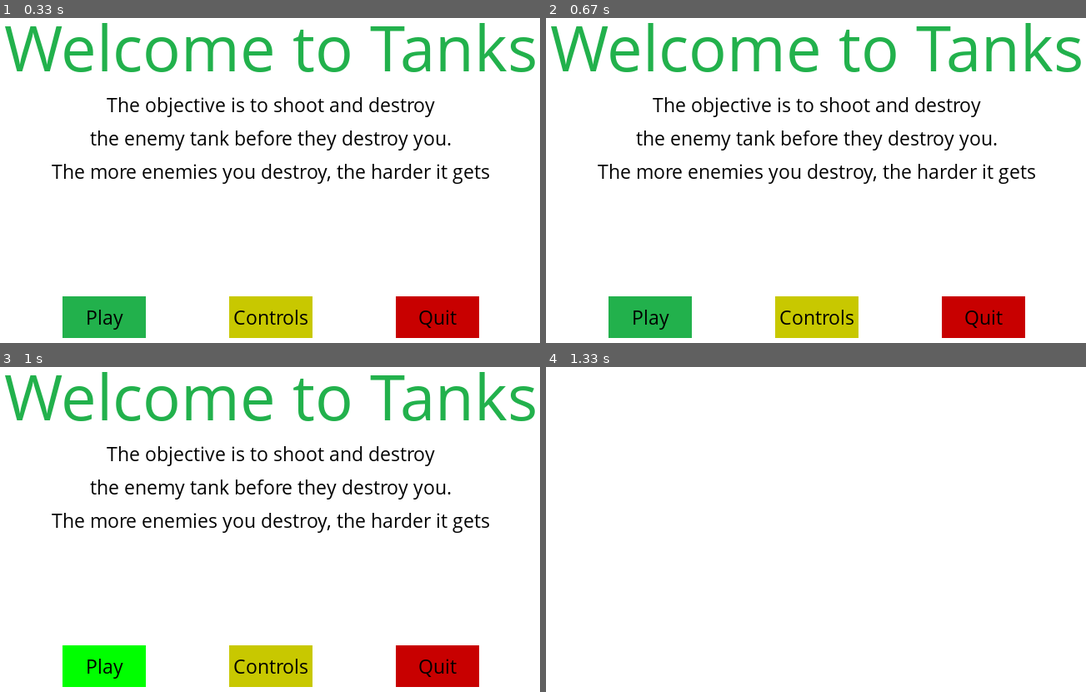
Above: before the commit, frames 1-4 (two rows, left to right).
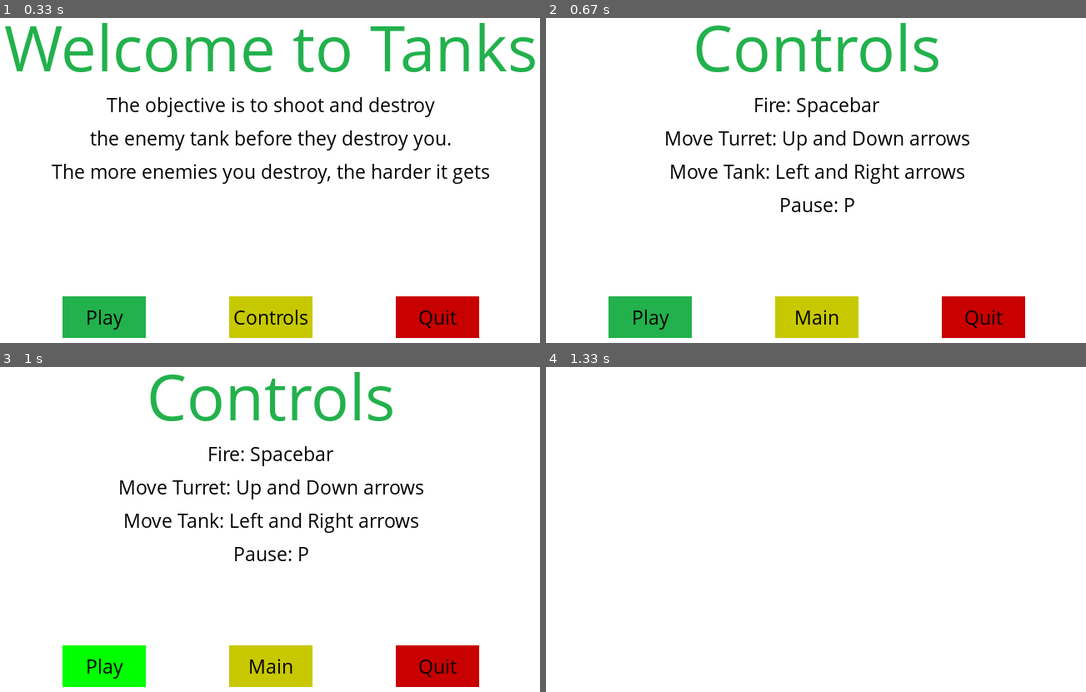
Above: after the commit, the same moments.

Repository: NikhilHeda/PyGame---Practice
Game: pygame game, started from code.py
The game is run twice, just before and just after one commit, with the same random seed, the same clock (stepped at 60 frames per second) and the same inputs.
Inputs (mouse positions are in pixels of both pictures, inside the frame that each line leads up to):
- Up to frame 1 (0.33 s): no input
- Up to frame 2 (0.67 s): press the mouse at (816, 317) at 0.37 s; move the mouse to (805, 154) at 0.47 s; release the mouse at (outside the picture) at 0.6 s
- Up to frame 3 (1 s): click "Play" at 0.85 s
- Up to frame 4 (1.33 s): tap Enter at 1.17 s

Frame 1 is identical in both runs. In frame 2, 9.5% of the frame differs, in the area x 0-100%, y 1-95%; in frame 3, 9.5%; in frame 4, nothing differs.

Commit message:
Restructured files, Added controls functionality

Diff:
--- a/code.py
+++ b/code.py
@@ -89,6 +89,30 @@
 
 		button("Play", 150, 500, 100, 50, green, light_green, action = "play")
 		button("Controls", 350, 500, 100, 50, yellow, light_yellow, action = "controls")
+		button("Quit", 550, 500, 100, 50, red, light_red, action = "quit")
+
+		pygame.display.update()
+		clock.tick(5)
+
+def gameControls():
+	gcont = True
+
+	while gcont:
+
+		for event in pygame.event.get():
+			if event.type == pygame.QUIT:
+				pygame.quit()
+				quit()
+
+		gameDisplay.fill(white)
+		message_to_screen("Controls", green, y_displace = -100, size = "large")
+		message_to_screen("Fire: Spacebar", black, y_displace = -30)
+		message_to_screen("Move Turret: Up and Down arrows", black, y_displace = 10)
+		message_to_screen("Move Tank: Left and Right arrows", black, y_displace = 50)
+		message_to_screen("Pause: P", black, y_displace = 90)
+
+		button("Play", 150, 500, 100, 50, green, light_green, action = "play")
+		button("Main", 350, 500, 100, 50, yellow, light_yellow, action = "main")
 		button("Quit", 550, 500, 100, 50, red, light_red, action = "quit")
 
 		pygame.display.update()
@@ -124,9 +148,11 @@
 				pygame.quit()
 				quit()
 			elif action == "controls":
-				pass
+				gameControls()
 			elif action == "play":
 				gameLoop()
+			elif action == "main":
+				gameIntro()
 	else:
 		pygame.draw.rect(gameDisplay, inactive_color, (x, y, width, height))
 
Renamed: apple.png -> Snake Game/apple.png
Renamed: setup.py -> Snake Game/setup.py
Renamed: snake.png -> Snake Game/snake.png
Renamed: snake.py -> Snake Game/snake.py
Not shown, changed: notes.txt
Not shown, changed: dist/Slither-0.0.0-win32.msi
